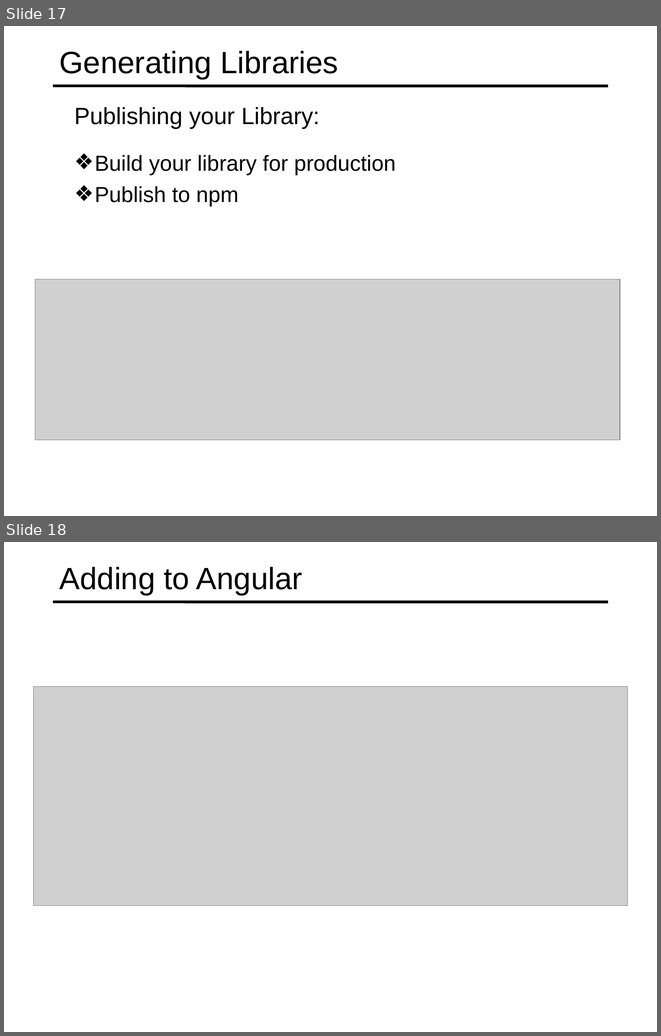
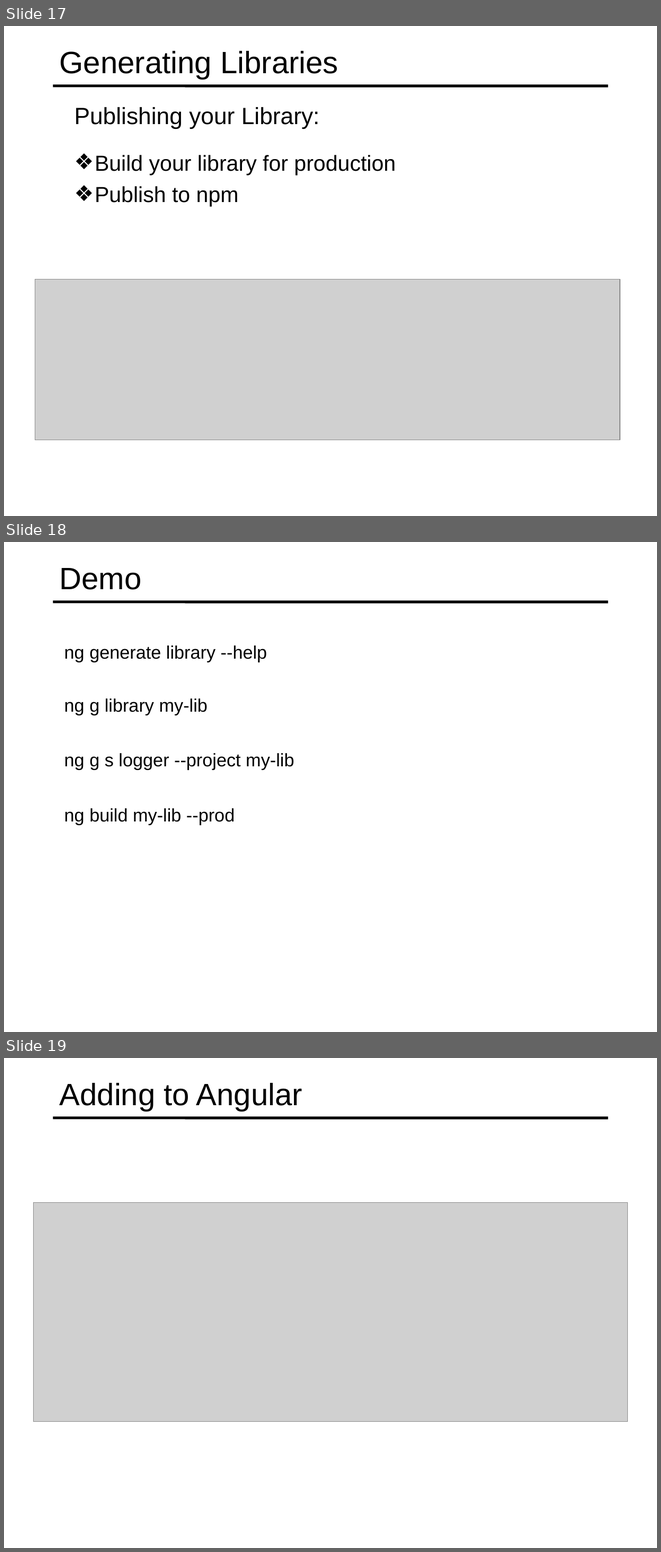
Before and after one commit to specter01wj/Jago_Link_Training, a slide deck: Angular/Angular7/Angular CLI/8.Tooling Features/L8_Tooling Features.ppt. Shown one above the other, each under a label of ours: slides 17 and 18 before the commit, slides 17, 18 and 19 after it. The pictures are 661x1036 and 661x1552 pixels, drawn with LibreOffice and Linux fonts; fonts in the diff are those of the drawing; grey boxes stand for pictures. Boxes give left, top, right and bottom in pixels: in the first picture for what was removed or moved away, otherwise in the second. Text is boxed around its words. In the diff, an @@ line names an element or a change of style, - is before the commit and + after.

```diff
--- a/Angular/Angular7/Angular CLI/8.Tooling Features/L8_Tooling Features.ppt
+++ b/Angular/Angular7/Angular CLI/8.Tooling Features/L8_Tooling Features.ppt
@@ slide 18 added at (4, 542, 657, 1032), background #FFFFFF; not listed: 1 template element that a slide beside it also shows @@
@@ title added at (60, 568, 142, 590), 34 pt, text #000000 @@
+Demo
@@ text added at (64, 645, 267, 662), 20 pt, text #000000 @@
+  ng generate library --help
@@ text added at (64, 698, 208, 715), 20 pt, text #000000 @@
+  ng g library my-lib
@@ text added at (64, 753, 294, 770), 20 pt, text #000000 @@
+  ng g s logger --project my-lib
@@ text added at (64, 808, 235, 824), 20 pt, text #000000 @@
+  ng build my-lib --prod
@@ what was slide 18 is now slide 19 @@
```
Also in this commit, not shown: 2 slides changed.
